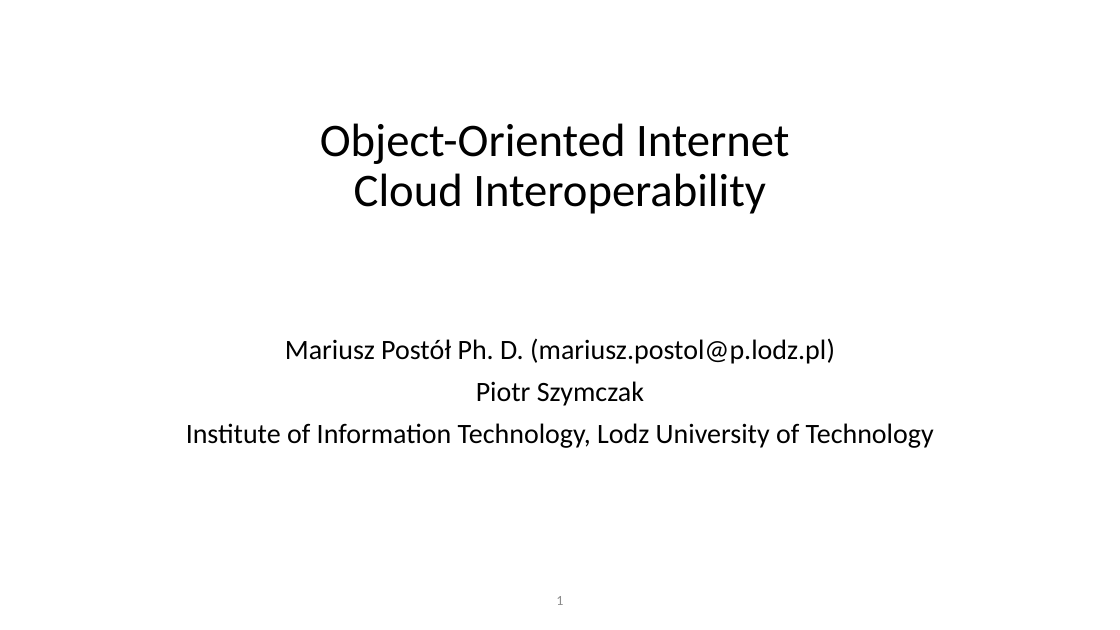
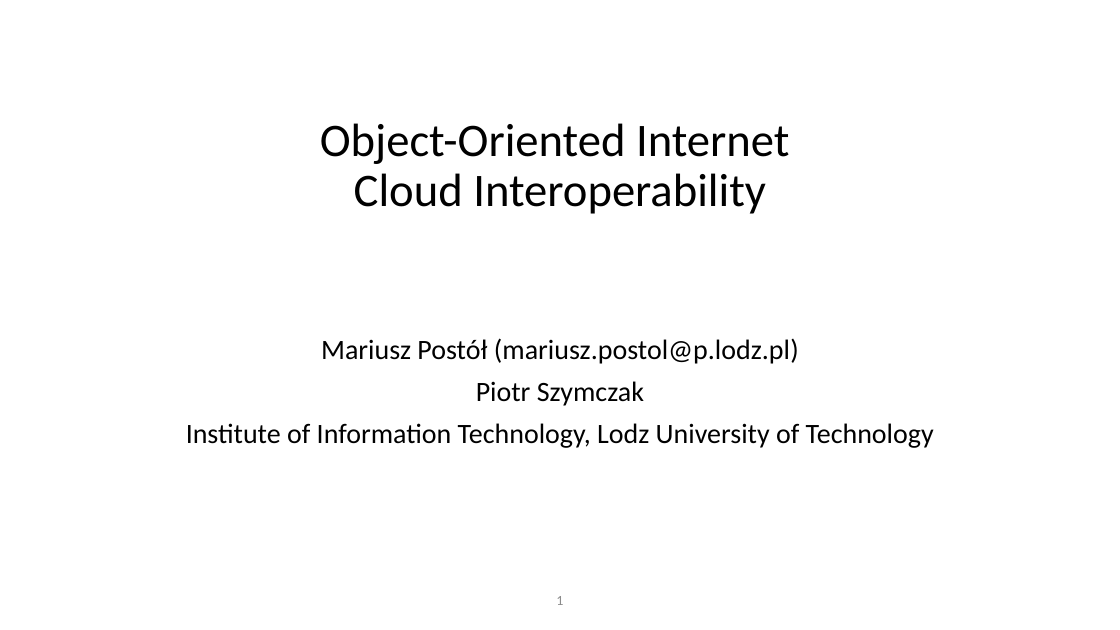
Before and after one commit to it-p-lodz-pl/OOI.Gateway2Azure.Aricle, a slide deck: slide 1 of ICCS21-Conference/OOI-CI-ICCS2021..pptx. Drawn at 1120x630 pixels with LibreOffice and Linux fonts; fonts in the diff are those of the drawing. Boxes give left, top, right and bottom in pixels: in the first picture for what was removed or moved away, otherwise in the second. Text is boxed around its words. In the diff, an @@ line names an element or a change of style, - is before the commit and + after.

```diff
--- a/ICCS21-Conference/OOI-CI-ICCS2021..pptx
+++ b/ICCS21-Conference/OOI-CI-ICCS2021..pptx
@@ subtitle at bbox=[321, 338, 799, 364]: text changed @@
-Mariusz Postół Ph. D. (mariusz.postol@p.lodz.pl)
+Mariusz Postół (mariusz.postol@p.lodz.pl)
```
Also in this commit, not shown: 1 other slide changed.
